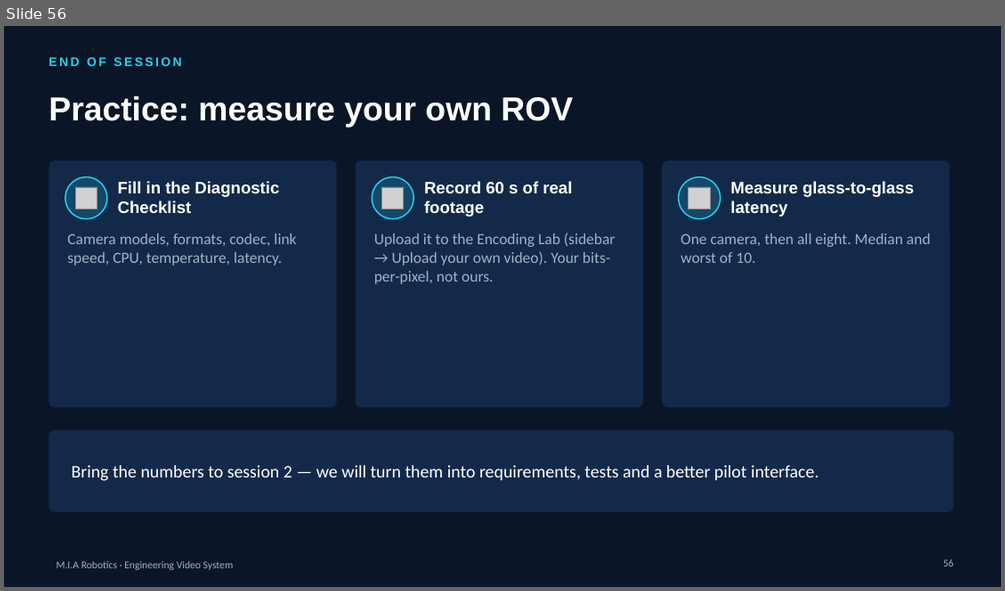
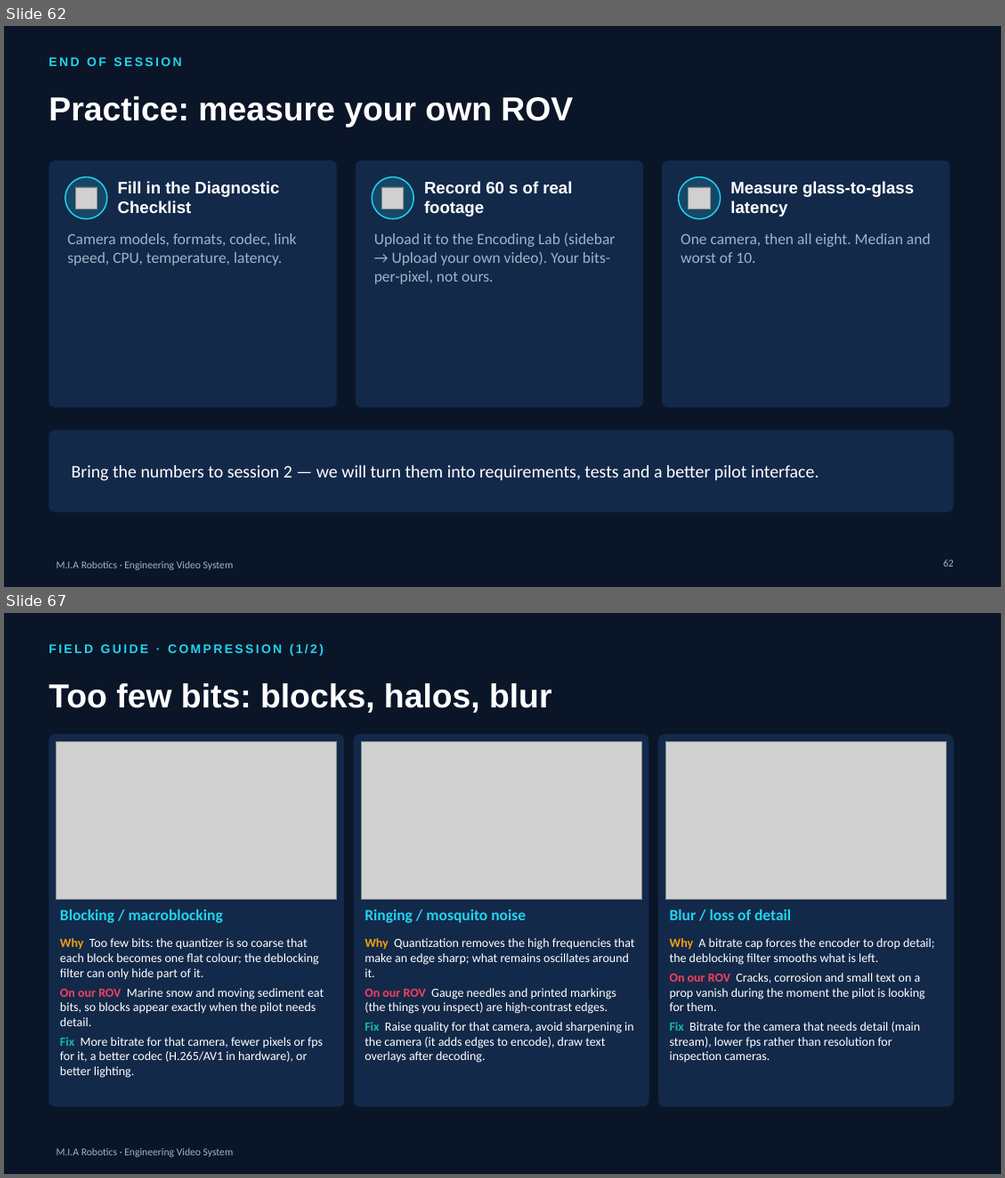
Before and after one commit to YoussefAbbas2001/video-streaming, a slide deck: presentation/MIA_Video_Streaming.pptx. Shown one above the other, each under a label of ours: slide 56 before the commit, slides 62 and 67 after it; the slides between them are not shown. The pictures are 1005x591 and 1005x1178 pixels, drawn with LibreOffice and Linux fonts; fonts in the diff are those of the drawing; grey boxes stand for pictures; background and template pictures are left out. Boxes give left, top, right and bottom in pixels: in the first picture for what was removed or moved away, otherwise in the second. Text is boxed around its words. In the diff, an @@ line names an element or a change of style, - is before the commit and + after.

```diff
--- a/presentation/MIA_Video_Streaming.pptx
+++ b/presentation/MIA_Video_Streaming.pptx
@@ slide 67 added at (x1=4, y1=613, x2=1001, y2=1174), background #0A1628; not listed: 1 template element that a slide beside it also shows @@
@@ text added at (x1=48, y1=644, x2=324, y2=656), 12 pt, text #22D3EE, bold @@
+FIELD GUIDE · COMPRESSION (1/2)
@@ title added at (x1=48, y1=683, x2=551, y2=713), 32 pt, text #FFFFFF, bold @@
+Too few bits: blocks, halos, blur
@@ rounded rectangle added at (x1=48, y1=734, x2=344, y2=1107), fill #13294A @@
@@ picture added at (x1=57, y1=742, x2=337, y2=900) @@
@@ rounded rectangle added at (x1=353, y1=734, x2=648, y2=1107), fill #13294A @@
@@ picture added at (x1=362, y1=742, x2=642, y2=900) @@
@@ rounded rectangle added at (x1=658, y1=734, x2=954, y2=1107), fill #13294A @@
@@ picture added at (x1=666, y1=742, x2=947, y2=900) @@
@@ text added at (x1=60, y1=908, x2=223, y2=923), 15 pt, text #22D3EE, bold @@
+Blocking / macroblocking
@@ text added at (x1=364, y1=909, x2=526, y2=923), 15 pt, text #22D3EE, bold @@
+Ringing / mosquito noise
@@ text added at (x1=670, y1=908, x2=791, y2=920), 15 pt, text #22D3EE, bold @@
+Blur / loss of detail
@@ text added at (x1=60, y1=938, x2=324, y2=1078), 12 pt, text #FFFFFF @@
+Why Too few bits: the quantizer is so coarse that each block becomes one flat colour; the deblocking filter can only hide part of it.
+On our ROV Marine snow and moving sediment eat bits, so blocks appear exactly when the pilot needs detail.
+Fix More bitrate for that camera, fewer pixels or fps for it, a better codec (H.265/AV1 in hardware), or better lighting.
@@ text added at (x1=364, y1=938, x2=634, y2=1062), 12 pt, text #FFFFFF @@
+Why Quantization removes the high frequencies that make an edge sharp; what remains oscillates around it.
+On our ROV Gauge needles and printed markings (the things you inspect) are high-contrast edges.
+Fix Raise quality for that camera, avoid sharpening in the camera (it adds edges to encode), draw text overlays after decoding.
@@ text added at (x1=670, y1=938, x2=935, y2=1062), 12 pt, text #FFFFFF @@
+Why A bitrate cap forces the encoder to drop detail; the deblocking filter smooths what is left.
+On our ROV Cracks, corrosion and small text on a prop vanish during the moment the pilot is looking for them.
+Fix Bitrate for the camera that needs detail (main stream), lower fps rather than resolution for inspection cameras.
@@ what was slide 56 is now slide 62 @@
@@ page number at (x1=943, y1=559, x2=954, y2=566): text changed @@
-56
+62
```
Also in this commit, not shown: 22 other slides added, 51 other files.
